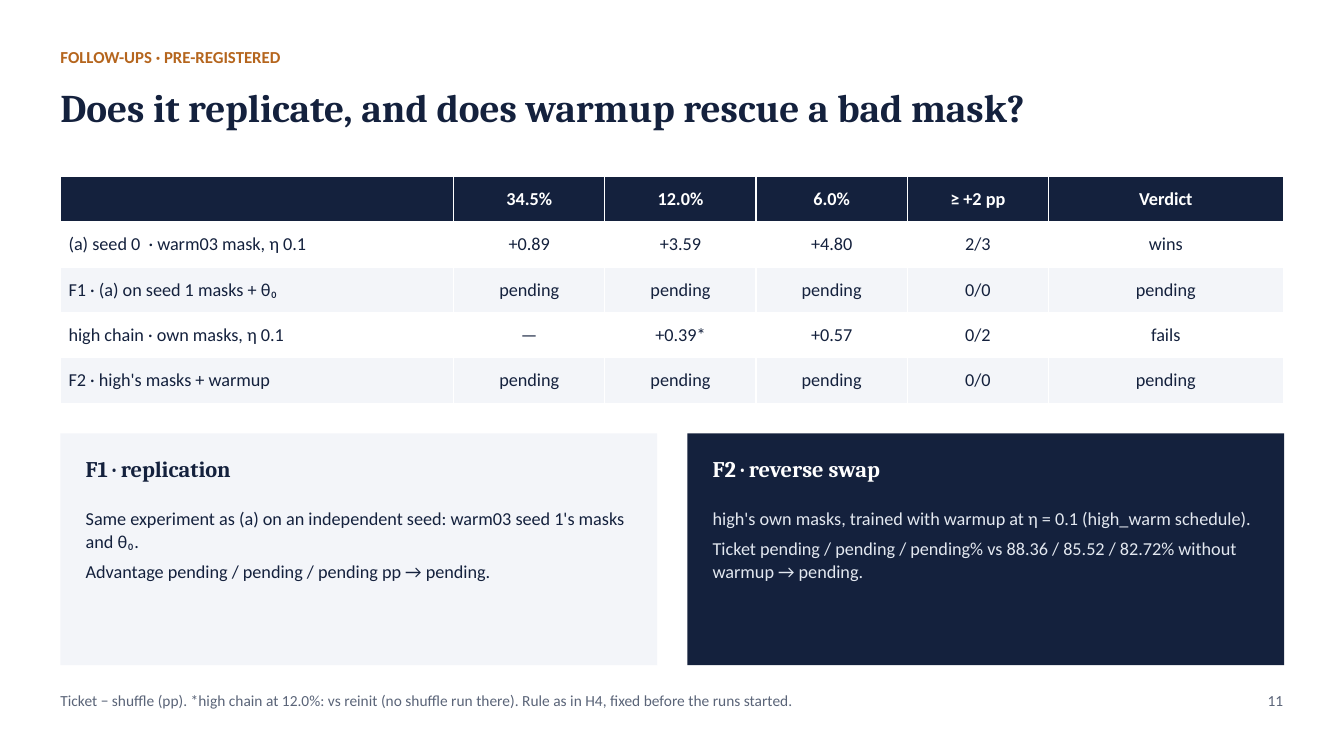
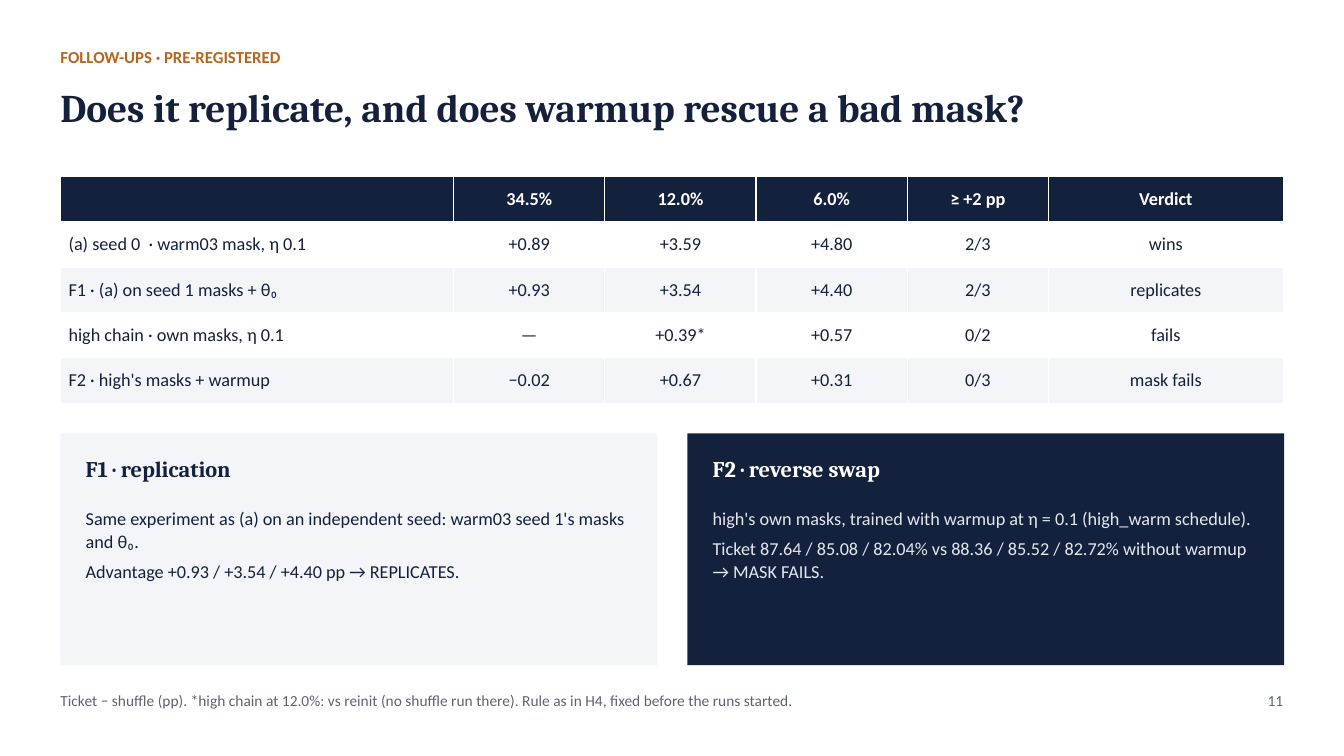
Before and after one commit to kneat2448/LTH-ML-final, a slide deck: slide 11 of report/LTH_Warmup_Final.pptx. Drawn at 1344x756 pixels with LibreOffice and Linux fonts; fonts in the diff are those of the drawing. Boxes give left, top, right and bottom in pixels: in the first picture for what was removed or moved away, otherwise in the second. Text is boxed around its words. In the diff, an @@ line names an element or a change of style, - is before the commit and + after.

```diff
--- a/report/LTH_Warmup_Final.pptx
+++ b/report/LTH_Warmup_Final.pptx
@@ table at box(60, 176, 1284, 403) @@
-row 3: F1 · (a) on seed 1 masks + θ₀ | pending | pending | pending | 0/0 | pending
+row 3: F1 · (a) on seed 1 masks + θ₀ | +0.93 | +3.54 | +4.40 | 2/3 | replicates
-row 5: F2 · high's masks + warmup | pending | pending | pending | 0/0 | pending
+row 5: F2 · high's masks + warmup | −0.02 | +0.67 | +0.31 | 0/3 | mask fails
@@ text at box(86, 565, 460, 581): text changed @@
-Advantage pending / pending / pending pp → pending.
+Advantage +0.93 / +3.54 / +4.40 pp → REPLICATES.
@@ text at box(713, 542, 1246, 578): text changed @@
-Ticket pending / pending / pending% vs 88.36 / 85.52 / 82.72% without warmup → pending.
+Ticket 87.64 / 85.08 / 82.04% vs 88.36 / 85.52 / 82.72% without warmup → MASK FAILS.
```
Also in this commit, not shown: 4 other slides changed, 13 other files.
